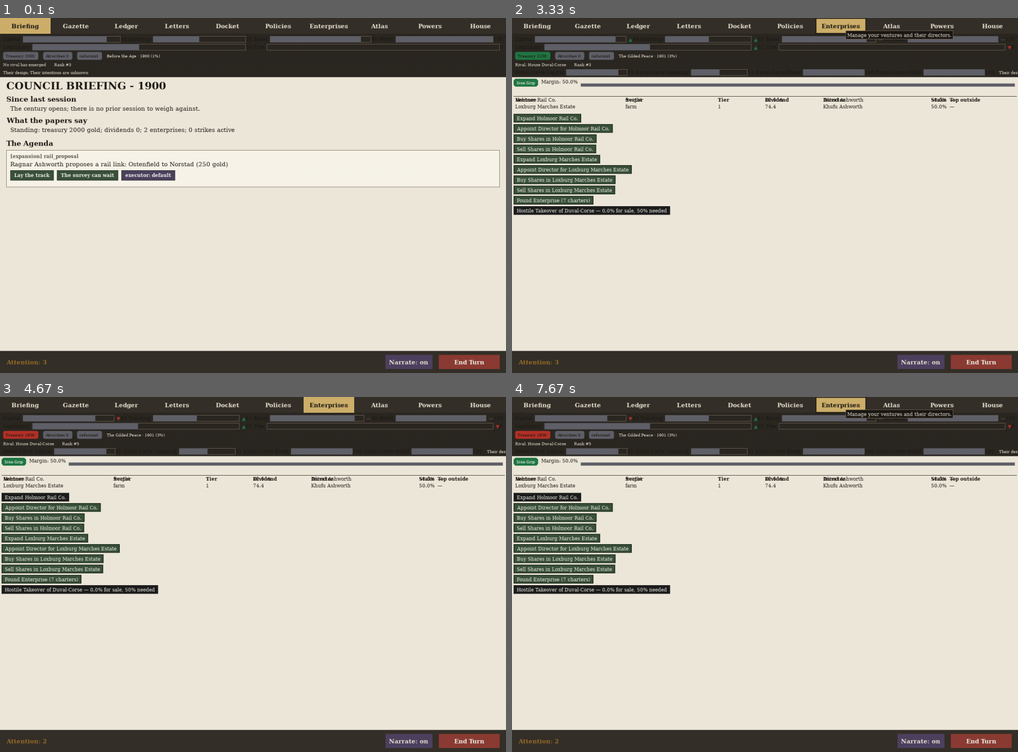
Above: before the commit, frames 1-4 (two rows, left to right).
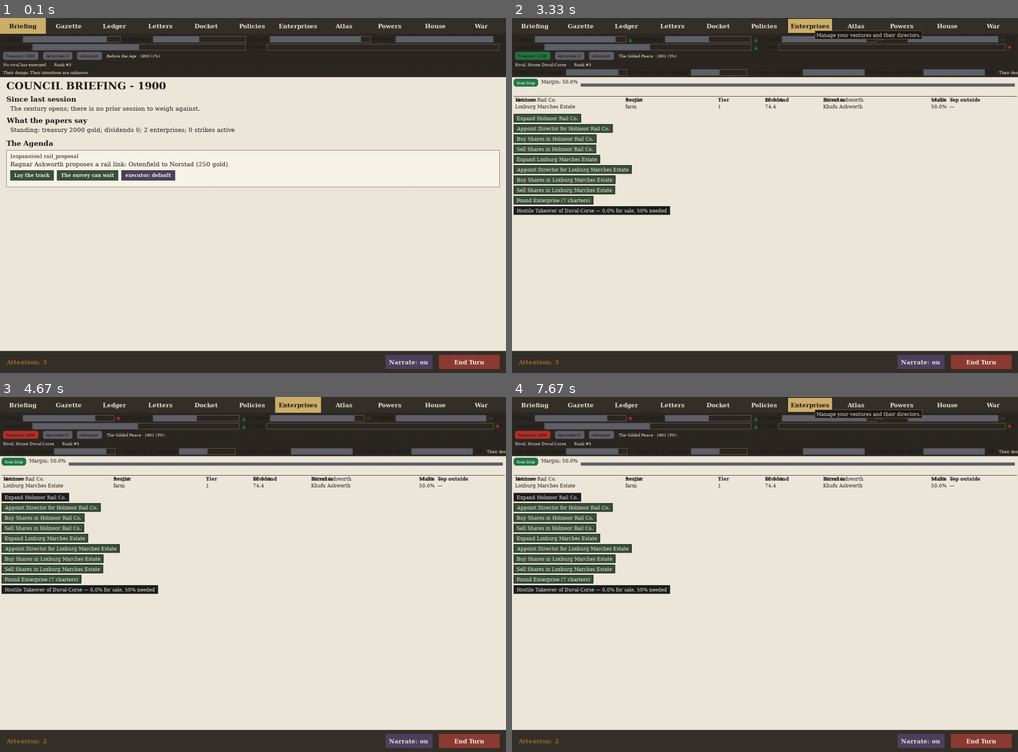
Above: after the commit, the same moments.

Repository: civersen222/Guilded-Age
Game: pygame game, started from gilded/__main__.py
Same seed, same stepped clock (60 frames per second), same inputs: the game is played once before the commit and once after it.
Inputs (mouse positions are in pixels of both pictures, inside the frame that each line leads up to):
- Up to frame 1 (0.1 s): no input
- Up to frame 2 (3.33 s): click "Enterprises" at 0.38 s; click (765, 216) at 0.72 s; click "Enterprises" at 1.05 s; click "End Turn" at 1.38 s; click (775, 74) at 1.72 s; click "Enterprises" at 3.05 s
- Up to frame 3 (4.67 s): click (60, 496) at 3.38 s; click (409, 567) at 3.72 s
- Up to frame 4 (7.67 s): click "Enterprises" at 7.55 s

The runs differ from the first frame. In frame 1, 0.7% of the frame differs, in the area x 1-97%, y 0-5%; in frame 2, 1.4%, in the area x 1-97%, y 0-7%; in frame 3, 1.1%; in frame 4, 1.4%.

Commit message:
Stage 6: Add War tab with war verbs (declare, muster, commit, appoint, negotiate) integrated into BroadsheetView

Diff:
--- a/gilded/tests/test_ui_broadsheet.py
+++ b/gilded/tests/test_ui_broadsheet.py
@@ -27,16 +27,17 @@
 # floor is satisfied by a double registration, which is the specific
 # bug a census exists to catch.
 EXPECTED_REGIONS = {
-    "Briefing": 15,       # cycle_exec x1, rule x2, tab x10, end_turn, narrate
-    "Gazette": 12,        # tab x10, end_turn, narrate
-    "Ledger": 12,         # tab x10, end_turn, narrate
-    "Letters": 12,        # tab x10, end_turn, narrate
-    "Docket": 15,         # cycle_exec x1, rule x2, tab x10, end_turn, narrate
-    "Policies": 17,       # set_stance x5, tab x10, end_turn, narrate
-    "Enterprises": 22,    # venture x4, buy_shares x2, sell_shares x2, attack_takeover x1, found_enterprise x1, tab x10, end_turn, narrate
-    "Atlas": 13,          # select_province x1, tab x10, end_turn, narrate
-    "Powers": 19,         # place_informant x7, tab x10, end_turn, narrate
-    "House": 20,          # court seat x6, heir x2, tab x10, end_turn, narrate
+    "Briefing": 16,       # cycle_exec x1, rule x2, tab x11, end_turn, narrate
+    "Gazette": 13,        # tab x11, end_turn, narrate
+    "Ledger": 13,         # tab x11, end_turn, narrate
+    "Letters": 13,        # tab x11, end_turn, narrate
+    "Docket": 16,         # cycle_exec x1, rule x2, tab x11, end_turn, narrate
+    "Policies": 18,       # set_stance x5, tab x11, end_turn, narrate
+    "Enterprises": 23,    # venture x4, buy_shares x2, sell_shares x2, attack_takeover x1, found_enterprise x1, tab x11, end_turn, narrate
+    "Atlas": 14,          # select_province x1, tab x11, end_turn, narrate
+    "Powers": 20,         # place_informant x7, tab x11, end_turn, narrate
+    "House": 21,          # court seat x6, heir x2, tab x11, end_turn, narrate
+    "War": 19,            # declare_war x1, muster x3, commit x3, appoint x3, negotiate x3, tab x11, end_turn, narrate
 }
 
 
@@ -48,7 +49,7 @@
 
 def test_tabs_shape():
     assert TABS == ("Briefing", "Gazette", "Ledger", "Letters",
-                    "Docket", "Policies", "Enterprises", "Atlas", "Powers", "House")
+                    "Docket", "Policies", "Enterprises", "Atlas", "Powers", "House", "War")
 
 
 def test_hud_rides_above_every_tab():
@@ -3926,8 +3927,8 @@
     appoint = _region_with(v, "appoint_director")
     v.handle_click(appoint.rect.center)
     v.draw(pygame.Surface((1280, 900)))
-    assert len(v.regions) == 21, (
-        f"picker-open census moved: {len(v.regions)} regions, expected 21")
+    assert len(v.regions) == 22, (
+        f"picker-open census moved: {len(v.regions)} regions, expected 22")
 
 
 # ── I3d — a refused control is visible and says why ──────────────────────
@@ -4308,7 +4309,7 @@
                 f"painted -- the pixel inside {v.tooltip_rect} is {fill}, "
                 f"expected the INK fill {INK}")
             checked += 1
-    assert checked == 157, (
-        f"expected to point at 155 controls across the ten tabs, pointed at "
+    assert checked == 186, (
+        f"expected to point at 186 controls across the eleven tabs, pointed at "
         f"{checked}. The census moved; EXPECTED_REGIONS should have caught "
         f"this first.")
--- a/gilded/ui/broadsheet.py
+++ b/gilded/ui/broadsheet.py
@@ -69,7 +69,7 @@
     PICKER_SUBTITLE, PICKER_ROW_ALT_BG, OFFERABLE_BG, OFFERABLE_EDGE,
 )
 
-TABS = ("Briefing", "Gazette", "Ledger", "Letters", "Docket", "Policies", "Enterprises", "Atlas", "Powers", "House")
+TABS = ("Briefing", "Gazette", "Ledger", "Letters", "Docket", "Policies", "Enterprises", "Atlas", "Powers", "House", "War")
 
 TAB_H = 40
 BOTTOM_H = 56
@@ -880,6 +880,8 @@
             self._draw_enterprises(surface, content)
         elif self.active_tab == "House":
             self._draw_house(surface, content)
+        elif self.active_tab == "War":
+            self._draw_war(surface, content)
 
         self._draw_tab_bar(surface)
         self._draw_hud(surface)
@@ -966,6 +968,7 @@
             "Atlas": "Survey the realm's map and your territory.",
             "Powers": "See the other houses, their axes, and their moves.",
             "House": "Your court, your people, and your standing.",
+            "War": "Conduct your wars — muster, commit, and seek peace.",
         }
         for i, name in enumerate(TABS):
             rect = pygame.Rect(i * tabw, 0, tabw, TAB_H)
@@ -2243,6 +2246,13 @@
         # If court picker is open, draw candidates
         if self._court_picker is not None:
             self._draw_court_picker(surface, content, rpt)
+
+    def _draw_war(self, surface, content: pygame.Rect) -> None:
+        from gilded.ui.war_tab import draw_war_tab
+        draw_war_tab(surface, self.game, self.house,
+                     content.x, content.y, content.w, content.h,
+                     self.regions,
+                     font_text=None)
 
     def _draw_court_picker(self, surface, content, report):
         """Draw the appointment picker for a vacant court seat using Regions."""
--- /dev/null
+++ b/gilded/ui/war_tab.py
@@ -0,0 +1,292 @@
+"""Stage 6 — War tab: diplomacy and war reach the player.
+
+Displays active wars (both Houses named together per front), peace/truce
+status for Houses at peace, and interactive controls for all four war
+verbs: declare war, muster, commit, appoint commander, negotiate peace.
+"""
+
+from typing import Any, Dict, List, Optional, Tuple
+
+import pygame
+
+from gilded.ui.widgets import (
+    BUTTON_BG, BUTTON_EDGE, BUTTON_TEXT,
+    DISABLED_BUTTON_BG, DISABLED_BUTTON_EDGE,
+    CARD_BG,
+    INK,
+    font as _font,
+    TYPE_TEXT,
+    TYPE_TITLE,
+    TONES,
+    Region, RegionState,
+)
+
+PAD = 8
+BUTTON_H = 28
+LINE_H = 16
+
+
+def _war_lines(game, house_name: str) -> List[str]:
+    """Build text lines showing war status for the House."""
+    lines: List[str] = []
+    h = game.houses[house_name]
+    wars = [w for w in getattr(game, "wars", [])
+            if w.aggressor == house_name or w.defender == house_name]
+
+    if not wars:
+        lines.append("WAR & DIPLOMACY")
+        lines.append("")
+        lines.append(f"The {house_name} House is at peace.")
+        lines.append("")
+        # List other Houses and their truce status
+        lines.append("OTHER HOUSES")
+        for other_name in game.houses:
+            if other_name == house_name:
+                continue
+            truce_until = h.truces.get(other_name, 0)
+            if truce_until > game.turn:
+                lines.append(f"  House {other_name} — truce until turn {truce_until}")
+            else:
+                lines.append(f"  House {other_name} — no truce")
+        return lines
+
+    lines.append("WAR & DIPLOMACY")
+    lines.append("")
+    for war in wars:
+        side = "attacker" if war.aggressor == house_name else "defender"
+        enemy = war.defender if war.aggressor == house_name else war.aggressor
+        lines.append(f"War with House {enemy} (we are {side})")
+        lines.append(f"  Started turn {war.started_turn} · Score: {war.war_score:+.1f}")
+        for front in war.fronts:
+            a_reg = front.attacker_regiments
+            d_reg = front.defender_regiments
+            cmd_a = front.commander_a_id or "none"
+            cmd_d = front.commander_d_id or "none"
+            lines.append(
+                f"  Front {front.fid}: "
+                f"Attackers {a_reg} regiments (cmdr: {cmd_a}) · "
+                f"Defenders {d_reg} regiments (cmdr: {cmd_d}) · "
+                f"Line: {front.line:+.2f}"
+            )
+        lines.append("")
+
+    # Peace Houses
+    at_war = set()
+    for war in wars:
+        enemy = war.defender if war.aggressor == house_name else war.aggressor
+        at_war.add(enemy)
+
+    peaceful = [n for n in game.houses
+                if n != house_name and n not in at_war]
+    if peaceful:
+        lines.append("AT PEACE")
+        for other_name in peaceful:
+            truce_until = h.truces.get(other_name, 0)
+            if truce_until > game.turn:
+                lines.append(f"  House {other_name} — truce until turn {truce_until}")
+            else:
+                lines.append(f"  House {other_name} — no active war")
+
+    return lines
+
+
+def _war_report_lines(game, house_name: str) -> List[str]:
+    """Build a report-style summary for the broadsheet."""
+    lines: List[str] = []
+    h = game.houses[house_name]
+    wars = [w for w in getattr(game, "wars", [])
+            if w.aggressor == house_name or w.defender == house_name]
+
+    if not wars:
+        lines.append(f"The {house_name} House is at peace.")
+        return lines
+
+    for war in wars:
+        enemy = war.defender if war.aggressor == house_name else war.aggressor
+        side = "attacker" if war.aggressor == house_name else "defender"
+        total_a = sum(f.attacker_regiments for f in war.fronts)
+        total_d = sum(f.defender_regiments for f in war.fronts)
+        lines.append(
+            f"War with House {enemy}: {house_name} is {side} · "
+            f"Strength: {total_a} vs {total_d} · Score {war.war_score:+.1f}"
+        )
+    return lines
+
+
+def draw_war_tab(
+    surface: pygame.Surface,
+    game: Any,
+    house_name: str,
+    x: int, y: int, w: int, h: int,
+    regions,
+    font_text=None,
+) -> None:
+    """Draw the War tab: war report + interactive controls."""
+    if font_text is None:
+        font_text = _font(TYPE_TEXT)
+
+    # Background
+    surface.fill(CARD_BG, (x, y, w, h))
+
+    cur_y = y + PAD
+    margin_x = x + PAD
+
+    # Title
+    title_font = _font(TYPE_TITLE)
+    title = title_font.render("War & Diplomacy", True, INK)
+    surface.blit(title, (margin_x, cur_y))
+    cur_y += title.get_height() + PAD
+
+    # ── War report ────────────────────────────────────────────────────────
+    report_lines = _war_report_lines(game, house_name)
+    for line in report_lines:
+        txt = font_text.render(line, True, INK)
+        surface.blit(txt, (margin_x, cur_y))
+        cur_y += LINE_H
+
+    cur_y += 4
+
+    # ── Declare War section ───────────────────────────────────────────────
+    h_obj = game.houses[house_name]
+    current_wars = [w for w in getattr(game, "wars", [])
+                    if w.aggressor == house_name or w.defender == house_name]
+    at_war_with = set()
+    for war in current_wars:
+        enemy = war.defender if war.aggressor == house_name else war.aggressor
+        at_war_with.add(enemy)
+
+    # List potential targets for declaring war
+    targets = [n for n in game.houses
+               if n != house_name and n not in at_war_with]
+    if targets:
+        sec_title = font_text.render("Declare War:", True, INK)
+        surface.blit(sec_title, (margin_x, cur_y))
+        cur_y += LINE_H + 2
+
+        for i, target in enumerate(targets):
+            btn_x = margin_x + 20
+            btn_w = w - 2 * PAD - 20
+            btn_y = cur_y
+            truce_until = h_obj.truces.get(target, 0)
+            truce_active = truce_until > game.turn
+            label = f"Declare War on House {target}"
+            if truce_active:
+                label += f" (truce until {truce_until})"
+
+            # Draw button
+            if truce_active:
+                pygame.draw.rect(surface, DISABLED_BUTTON_BG, (btn_x, btn_y, btn_w, BUTTON_H))
+                pygame.draw.rect(surface, DISABLED_BUTTON_EDGE, (btn_x, btn_y, btn_w, BUTTON_H), 1)
+            else:
+                pygame.draw.rect(surface, BUTTON_BG, (btn_x, btn_y, btn_w, BUTTON_H))
+                pygame.draw.rect(surface, BUTTON_EDGE, (btn_x, btn_y, btn_w, BUTTON_H), 1)
+
+            btn_txt = font_text.render(label, True,
+                                       BUTTON_TEXT if not truce_active else DISABLED_BUTTON_EDGE)
+            surface.blit(btn_txt, (btn_x + 4, btn_y + 4))
+            regions.add(Region(
+                rect=pygame.Rect(btn_x, btn_y, btn_w, BUTTON_H),
+                action={"declare_war": target},
+                state=RegionState.DISABLED if truce_active else RegionState.ENABLED,
+                hint=label,
+                group="war_actions",
+            ))
+            cur_y += BUTTON_H + 4
+
+    # ── Active war controls ──────────────────────────────────────────────
+    for war in current_wars:
+        enemy = war.defender if war.aggressor == house_name else war.aggressor
+        side = "attacker" if war.aggressor == house_name else "defender"
+        cur_y += 4
+        war_title = font_text.render(f"War with House {enemy} ({side}):", True, INK)
+        surface.blit(war_title, (margin_x, cur_y))
+        cur_y += LINE_H + 2
+
+        # Front details + controls
+        for front in war.fronts:
+            a_reg = front.attacker_regiments
+            d_reg = front.defender_regiments
+            cmd_a = front.commander_a_id or "none"
+            cmd_d = front.commander_d_id or "none"
+
+            front_line = (
+                f"Front {front.fid}: {a_reg} vs {d_reg} regiments · "
+                f"Line: {front.line:+.2f}"
+            )
+            txt = font_text.render(front_line, True, INK)
+            surface.blit(txt, (margin_x + 20, cur_y))
+            cur_y += LINE_H
+
+            # Commander info
+            cmd_line = f"  Commanders: {cmd_a} vs {cmd_d}"
+            txt = font_text.render(cmd_line, True, TONES.get("neutral", INK))
+            surface.blit(txt, (margin_x + 20, cur_y))
+            cur_y += LINE_H + 2
+
+            # ── Muster button ────────────────────────────────────────────
+            btn_x = margin_x + 40
+            btn_w = w - 2 * PAD - 40
+            btn_y = cur_y
+            label = f"Muster (Front {front.fid})"
+            pygame.draw.rect(surface, BUTTON_BG, (btn_x, btn_y, btn_w, BUTTON_H))
+            pygame.draw.rect(surface, BUTTON_EDGE, (btn_x, btn_y, btn_w, BUTTON_H), 1)
+            btn_txt = font_text.render(label, True, BUTTON_TEXT)
+            surface.blit(btn_txt, (btn_x + 4, btn_y + 4))
+            regions.add(Region(
+                rect=pygame.Rect(btn_x, btn_y, btn_w, BUTTON_H),
+                action={"muster": {"war_id": war.war_score, "front_fid": front.fid}},
+                state=RegionState.ENABLED,
+                hint=label,
+                group="war_actions",
+            ))
+            cur_y += BUTTON_H + 4
+
+            # ── Commit button ────────────────────────────────────────────
+            btn_y = cur_y
+            label = f"Commit (Front {front.fid})"
+            pygame.draw.rect(surface, BUTTON_BG, (btn_x, btn_y, btn_w, BUTTON_H))
+            pygame.draw.rect(surface, BUTTON_EDGE, (btn_x, btn_y, btn_w, BUTTON_H), 1)
+            btn_txt = font_text.render(label, True, BUTTON_TEXT)
+            surface.blit(btn_txt, (btn_x + 4, btn_y + 4))
+            regions.add(Region(
+                rect=pygame.Rect(btn_x, btn_y, btn_w, BUTTON_H),
+                action={"commit": {"war_id": war.war_score, "front_fid": front.fid}},
+                state=RegionState.ENABLED,
+                hint=label,
+                group="war_actions",
+            ))
+            cur_y += BUTTON_H + 4
+
+            # ── Appoint Commander button ─────────────────────────────────
+            btn_y = cur_y
+            label = f"Appoint Commander (Front {front.fid})"
+            pygame.draw.rect(surface, BUTTON_BG, (btn_x, btn_y, btn_w, BUTTON_H))
+            pygame.draw.rect(surface, BUTTON_EDGE, (btn_x, btn_y, btn_w, BUTTON_H), 1)
+            btn_txt = font_text.render(label, True, BUTTON_TEXT)
+            surface.blit(btn_txt, (btn_x + 4, btn_y + 4))
+            regions.add(Region(
+                rect=pygame.Rect(btn_x, btn_y, btn_w, BUTTON_H),
+                action={"appoint_commander": {"war_id": war.war_score, "front_fid": front.fid}},
+                state=RegionState.ENABLED,
+                hint=label,
+                group="war_actions",
+            ))
+            cur_y += BUTTON_H + 4
+
+        # ── Negotiate Peace button ──────────────────────────────────────
+        btn_x = margin_x
+        btn_w = w - 2 * PAD
+        btn_y = cur_y
+        label = f"Negotiate Peace with House {enemy}"
+        pygame.draw.rect(surface, BUTTON_BG, (btn_x, btn_y, btn_w, BUTTON_H))
+        pygame.draw.rect(surface, BUTTON_EDGE, (btn_x, btn_y, btn_w, BUTTON_H), 1)
+        btn_txt = font_text.render(label, True, BUTTON_TEXT)
+        surface.blit(btn_txt, (btn_x + 4, btn_y + 4))
+        regions.add(Region(
+            rect=pygame.Rect(btn_x, btn_y, btn_w, BUTTON_H),
+            action={"negotiate_peace": enemy},
+            state=RegionState.ENABLED,
+            hint=label,
+            group="war_actions",
+        ))
+        cur_y += BUTTON_H + 8
